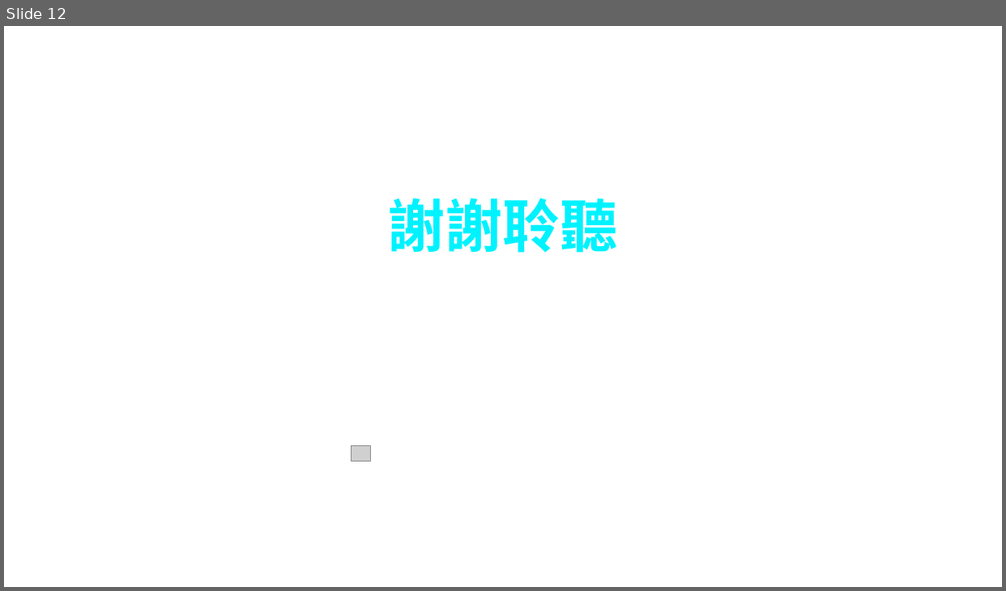
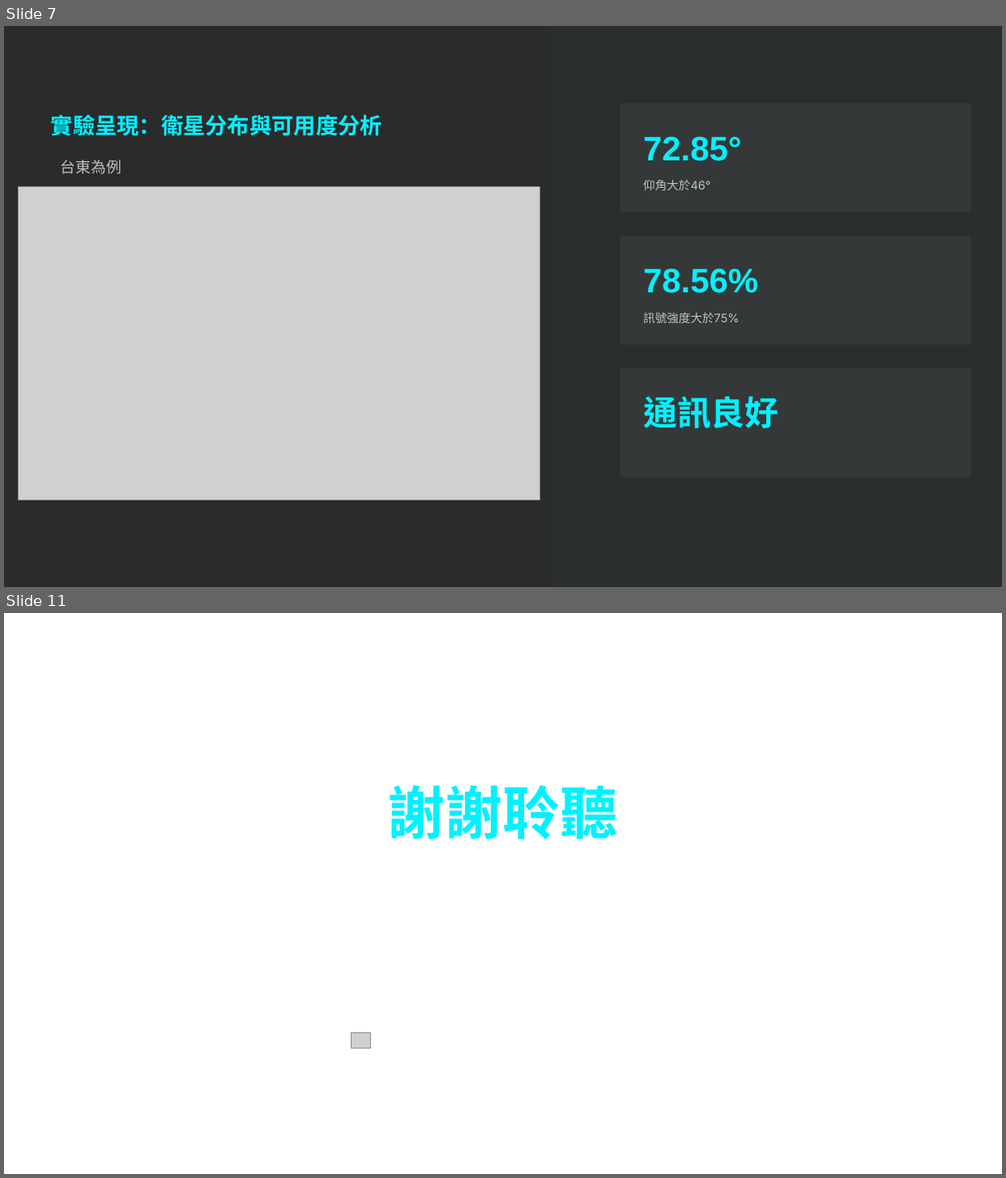
Before and after one commit to lai9422/114-2Fin, a slide deck: 112111119_賴俊升.pptx. Shown one above the other, each under a label of ours: slide 12 before the commit, slides 7 and 11 after it; the slides between them are not shown. The pictures are 1006x591 and 1006x1178 pixels, drawn with LibreOffice and Linux fonts; fonts in the diff are those of the drawing; grey boxes stand for pictures; background and template pictures are left out; a plain dark background stands for a picture behind light text. Boxes give left, top, right and bottom in pixels: in the first picture for what was removed or moved away, otherwise in the second. Text is boxed around its words. In the diff, an @@ line names an element or a change of style, - is before the commit and + after.

```diff
--- a/112111119_賴俊升.pptx
+++ b/112111119_賴俊升.pptx
@@ slide 7 added at (4,26,1002,587), background picture (left out) @@
@@ rectangle added at (550,26,1002,587), fill #00F2FF at 2% opacity @@
@@ text added at (51,114,382,136), 16 pt, text #00F2FF, bold @@
+實驗呈現：衛星分布與可用度分析
@@ rectangle added at (620,103,971,211), fill #FFFFFF at 5% opacity @@
@@ text added at (643,136,741,161), 24.5 pt, text #00F2FF, bold @@
+72.85°
@@ text added at (61,160,121,174), 11 pt, text #FFFFFF at 70% opacity @@
+台東為例
@@ picture added at (18,186,539,500) @@
@@ text added at (643,180,710,190), 8.5 pt, text #FFFFFF at 70% opacity @@
+仰角大於46°
@@ rectangle added at (620,236,971,344), fill #FFFFFF at 5% opacity @@
@@ text added at (643,268,758,293), 24.5 pt, text #00F2FF, bold @@
+78.56%
@@ text added at (643,313,739,323), 8.5 pt, text #FFFFFF at 70% opacity @@
+訊號強度大於75%
@@ rectangle added at (620,369,971,477), fill #FFFFFF at 5% opacity @@
@@ text added at (643,396,778,429), 24.5 pt, text #00F2FF, bold @@
+通訊良好
@@ what was slide 12 is now slide 11 @@
```
Also in this commit, not shown: 8 slides changed, 2 slides removed, 2 other files.
